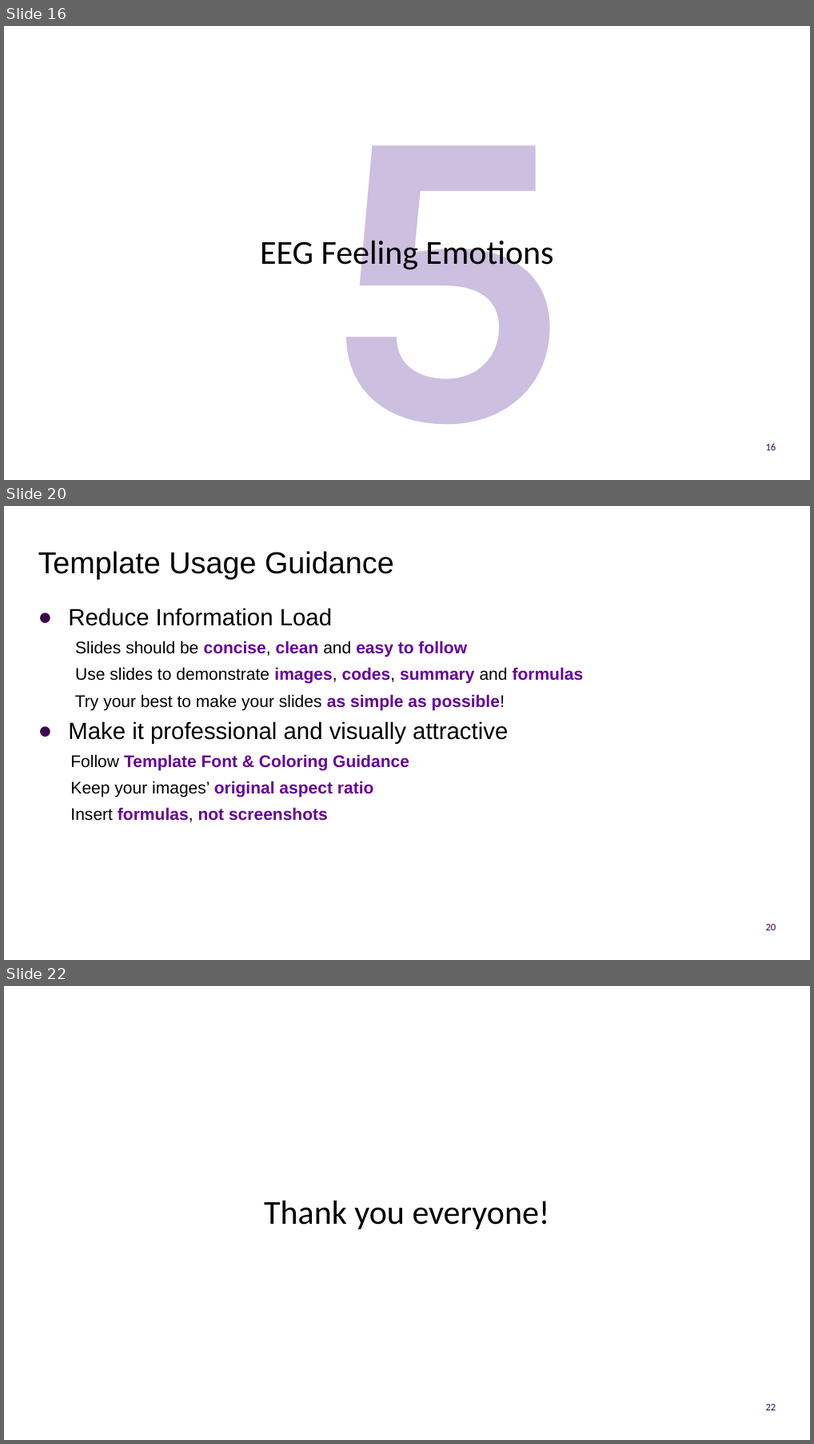
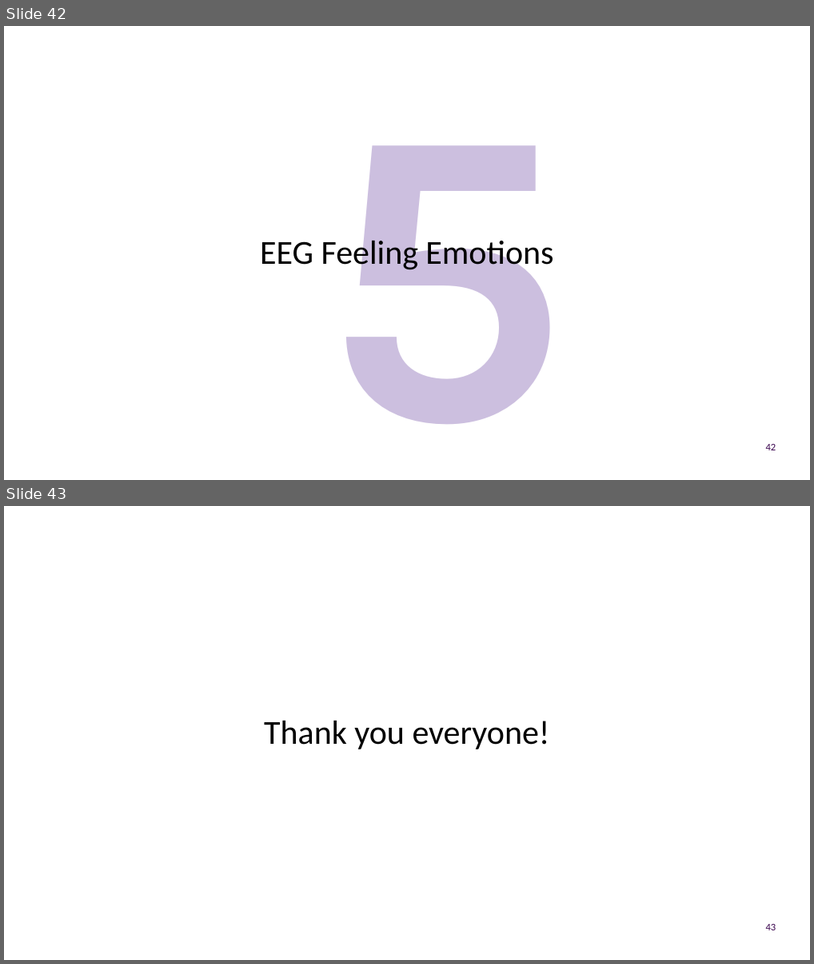
Before and after one commit to UOMDSS/workshops-2022-2023, a slide deck: semester-1/Week-7-EEG-Feeling-Emotions-Logistic-Regression/presentation.pptx. Shown one above the other, each under a label of ours: slides 16, 20 and 22 before the commit, slides 42 and 43 after it; the slides between them are not shown. The pictures are 814x1444 and 814x964 pixels, drawn with LibreOffice and Linux fonts; fonts in the diff are those of the drawing; background and template pictures are left out. Boxes give left, top, right and bottom in pixels: in the first picture for what was removed or moved away, otherwise in the second. Text is boxed around its words. In the diff, an @@ line names an element or a change of style, - is before the commit and + after.

```diff
--- a/semester-1/Week-7-EEG-Feeling-Emotions-Logistic-Regression/presentation.pptx
+++ b/semester-1/Week-7-EEG-Feeling-Emotions-Logistic-Regression/presentation.pptx
@@ slide 20 removed at (4,506,810,960), background #FFFFFF @@
@@ title removed at (38,551,394,580) @@
-Template Usage Guidance
@@ text removed at (68,608,584,822) @@
-● Reduce Information Load
-Slides should be concise, clean and easy to follow
-Use slides to demonstrate images, codes, summary and formulas
-Try your best to make your slides as simple as possible!
-● Make it professional and visually attractive
-Follow Template Font & Coloring Guidance
-Keep your images’ original aspect ratio
-Insert formulas, not screenshots
@@ page number removed at (766,924,777,930) @@
-20
@@ what was slide 16 is now slide 42 @@
@@ page number at (766,444,777,450): text changed @@
-16
+42
@@ what was slide 22 is now slide 43 @@
@@ page number at (766,924,777,930): text changed @@
-22
+43
```
Also in this commit, not shown: 7 slides changed, 27 slides added, 5 other slides removed.
